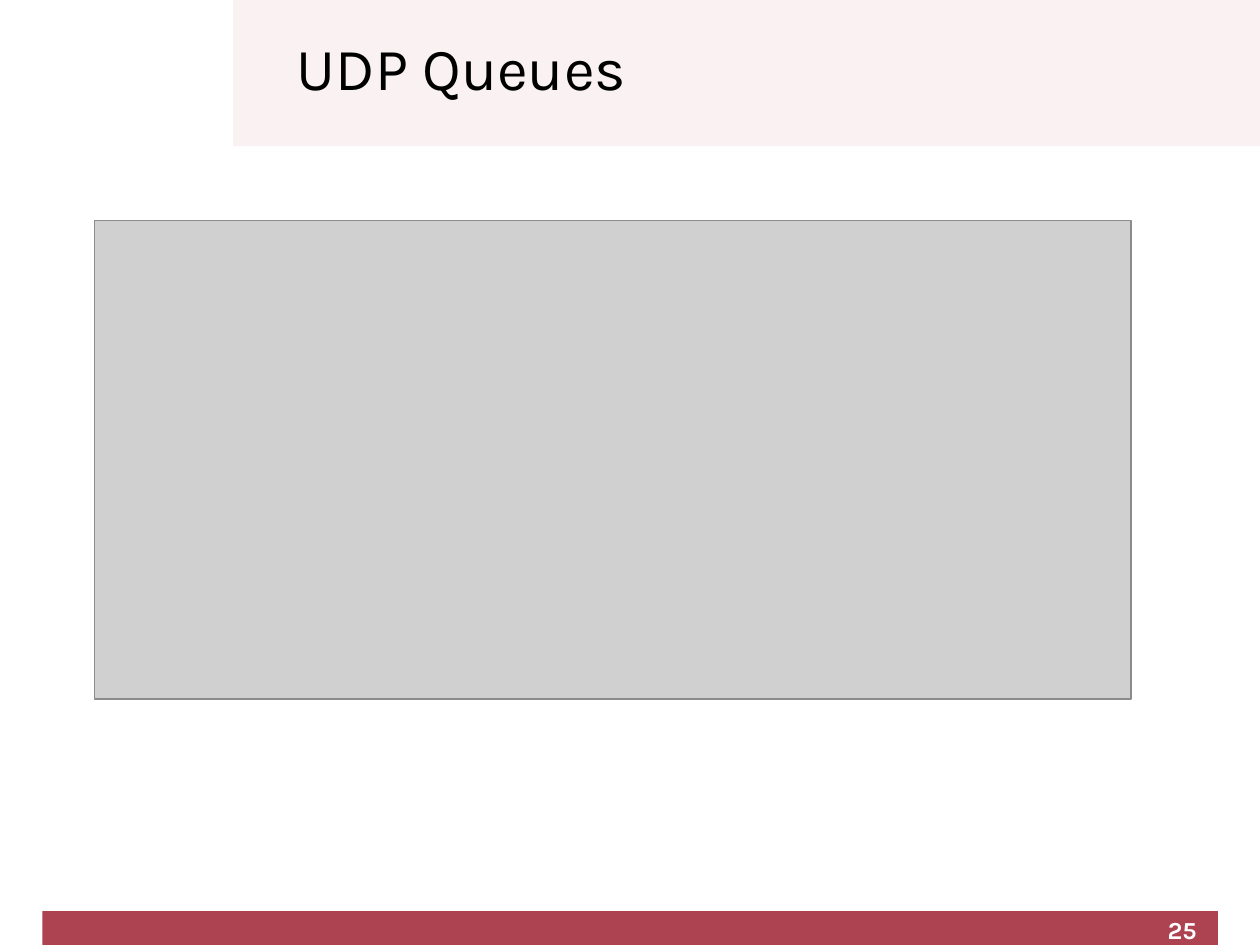
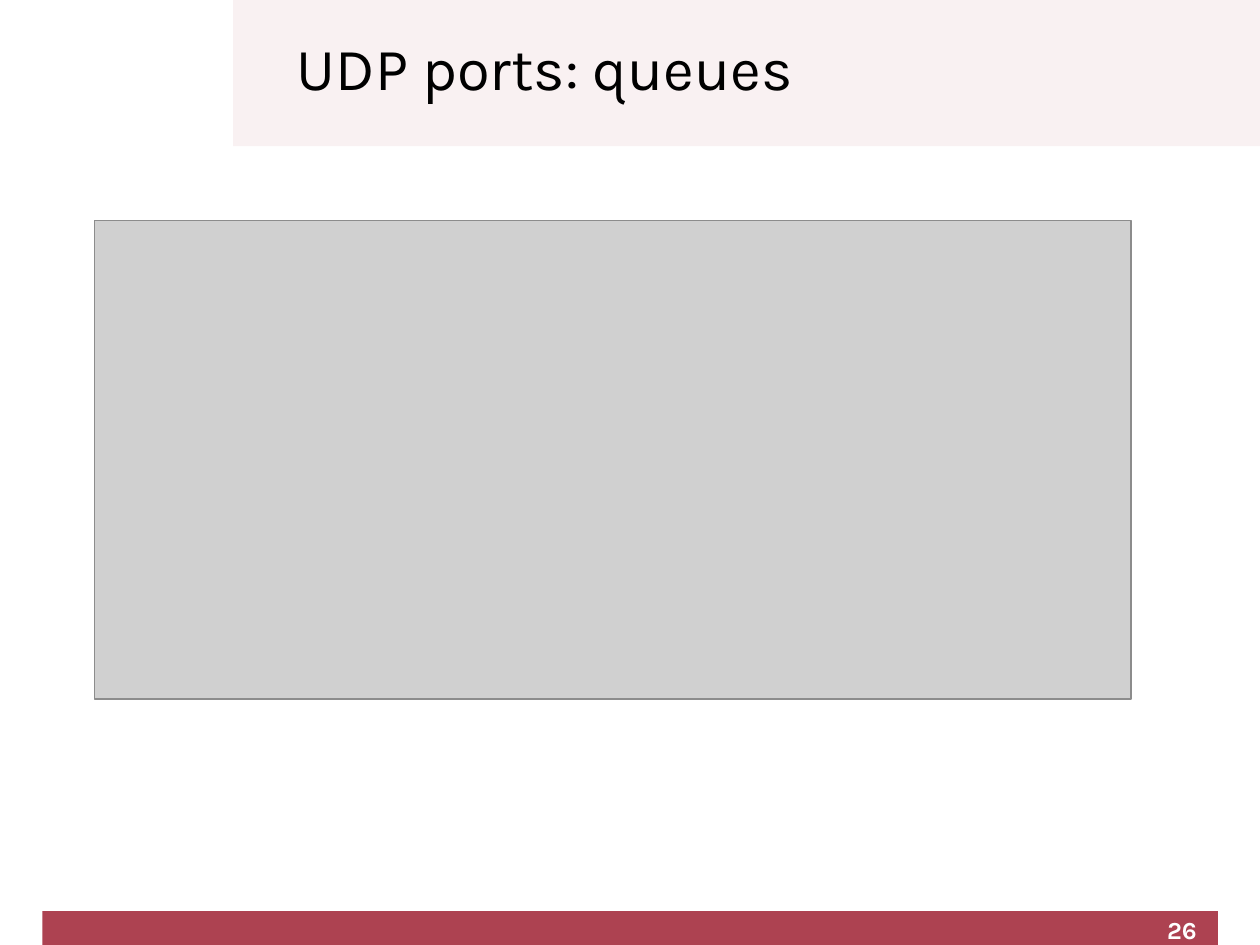
Before and after one commit to cletomartin/redes1, a slide deck: slide 26 of slides/transport.odp (slide 25 before the commit). Drawn at 1260x945 pixels with LibreOffice and Linux fonts; fonts in the diff are those of the drawing; grey boxes stand for pictures; background and template pictures are left out. Boxes give left, top, right and bottom in pixels: in the first picture for what was removed or moved away, otherwise in the second. Text is boxed around its words. In the diff, an @@ line names an element or a change of style, - is before the commit and + after.

```diff
--- a/slides/transport.odp
+++ b/slides/transport.odp
@@ title at [297,52,793,105]: text changed @@
-UDP Queues
+UDP ports: queues
@@ page number at [1167,923,1197,940]: text changed @@
-25
+26
```
Also in this commit, not shown: 6 other slides changed, 2 slides added, 2 other files.
